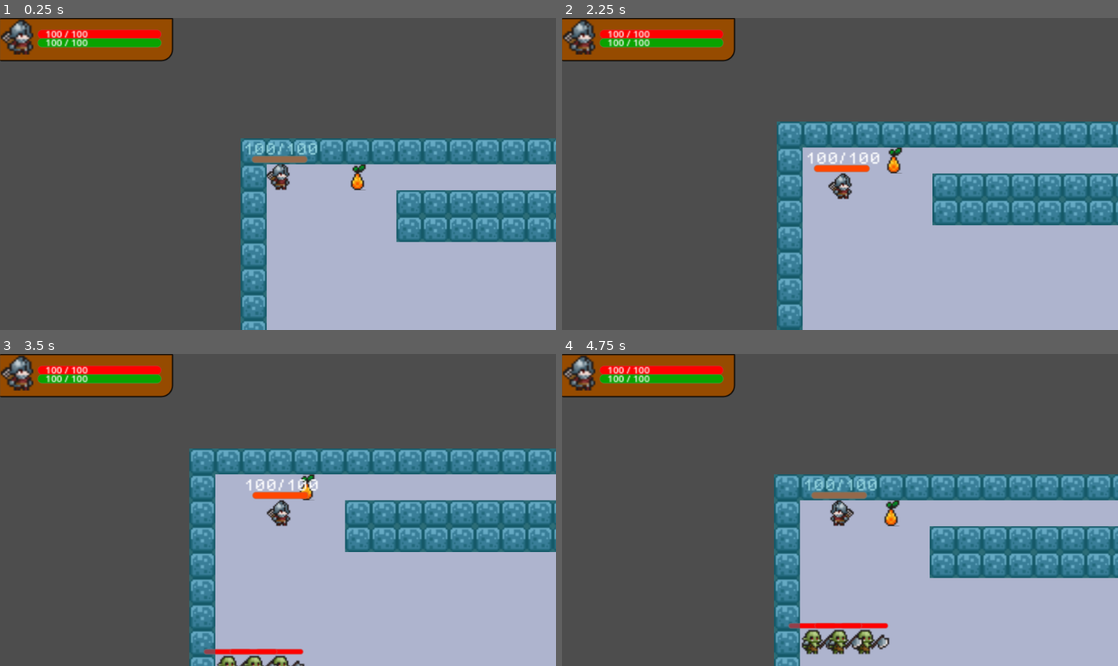
Above: before the commit, frames 1-4 (two rows, left to right).
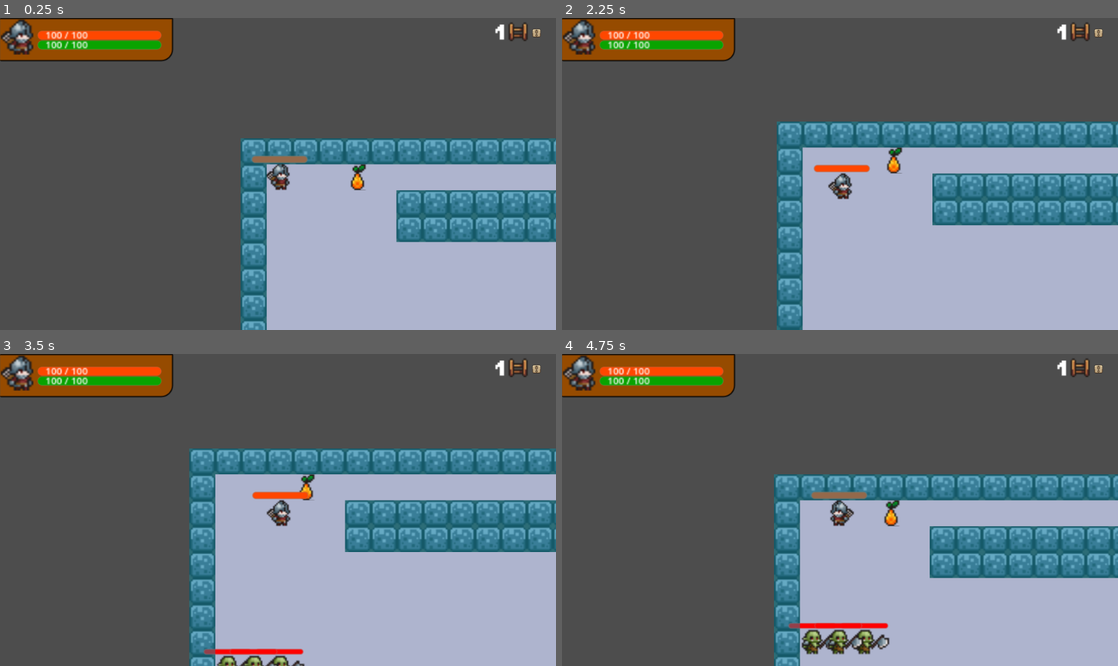
Above: after the commit, the same moments.

Repository: leon-chow/age-of-dungeons
Game: Godot game, scene res://game.tscn
The game is run twice, just before and just after one commit, with the same random seed, the same clock (stepped at 60 frames per second) and the same inputs.
Inputs (mouse positions are in pixels of both pictures, inside the frame that each line leads up to):
- Up to frame 1 (0.25 s): no input
- Up to frame 2 (2.25 s): click (1079, 33) at 0.52 s; hold Right (ui_right) 1.28-2.03 s; hold Down (ui_down) from 2.03 s (still down)
- Up to frame 3 (3.5 s): release Down (ui_down) at 2.78 s; hold Right (ui_right) from 2.78 s (still down)
- Up to frame 4 (4.75 s): release Right (ui_right) at 3.53 s; hold Up (ui_up) 3.53-4.28 s; hold Left (ui_left) from 4.28 s (still down)

The runs differ from the first frame. In frame 1, 1.6% of the frame differs, in the area x 6-98%, y 1-44%; in frame 2, 1.6%; in frame 3, 1.6%; in frame 4, 1.6%.

Commit message:
add floor and options button to ui

Diff:
--- a/characters/player/player.gd
+++ b/characters/player/player.gd
@@ -32,13 +32,12 @@
 func _ready() -> void:
 	health_bar.max_value = hp;
 	health_bar.value = hp;
-	hp_value.text = str(health_bar.value) + "/" + str(maxHp);
 	player_turn_ended.connect(end_turn)
 	print("player loaded");
 
 func _physics_process(delta: float) -> void:
+	health_bar.max_value = maxHp;
 	health_bar.value = hp;
-	hp_value.text = str(health_bar.value) + "/" + str(maxHp);
 	if hp <= 0:
 		animation.play("death");
 		await get_tree().create_timer(3.0).timeout;
@@ -52,7 +51,7 @@
 				vectorMovement = Vector2(-GameManager.tileSize, 0);
 				calculate_movement(vectorMovement, delta);
 			else:
-				if $RayCastLeft.get_collider().get_parent().get_name() == "Enemies":
+				if is_instance_valid($RayCastLeft.get_collider()) and $RayCastLeft.get_collider().get_parent().get_name() == "Enemies":
 					attack($RayCastLeft.get_collider());
 				elif $RayCastLeft.get_collider().get_parent().get_name() == "Items":
 					vectorMovement = Vector2(-GameManager.tileSize, 0);
@@ -63,7 +62,7 @@
 				vectorMovement = Vector2(GameManager.tileSize, 0);
 				calculate_movement(vectorMovement, delta);
 			else:
-				if $RayCastRight.get_collider().get_parent().get_name() == "Enemies":
+				if is_instance_valid($RayCastRight.get_collider()) and $RayCastRight.get_collider().get_parent().get_name() == "Enemies":
 					attack($RayCastRight.get_collider())
 				elif $RayCastRight.get_collider().get_parent().get_name() == "Items":
 					vectorMovement = Vector2(GameManager.tileSize, 0);
@@ -73,14 +72,14 @@
 				vectorMovement = Vector2(0, GameManager.tileSize);
 				calculate_movement(vectorMovement, delta);
 			else:
-				if $RayCastDown.get_collider().get_parent().get_name() == "Enemies":
+				if is_instance_valid($RayCastDown.get_collider()) and $RayCastDown.get_collider().get_parent().get_name() == "Enemies":
 					attack($RayCastDown.get_collider())
 		elif Input.is_action_just_pressed("ui_up"):
 			if not $RayCastUp.is_colliding():
 				vectorMovement = Vector2(0, -GameManager.tileSize);
 				calculate_movement(vectorMovement, delta);
 			else:
-				if $RayCastUp.get_collider().get_parent().get_name() == "Enemies":
+				if is_instance_valid($RayCastUp.get_collider()) and $RayCastUp.get_collider().get_parent().get_name() == "Enemies":
 					attack($RayCastUp.get_collider());
 
 func _on_level_up():
--- a/characters/player/player.tscn
+++ b/characters/player/player.tscn
@@ -1,11 +1,10 @@
-[gd_scene load_steps=31 format=3 uid="uid://dinm3rpc53hyv"]
+[gd_scene load_steps=30 format=3 uid="uid://dinm3rpc53hyv"]
 
 [ext_resource type="Script" path="res://characters/player/player.gd" id="1_ybfk1"]
 [ext_resource type="Texture2D" uid="uid://c18vb5amv23xp" path="res://assets/sprites/Soldier & Orc/Soldier & Orc/Characters(100x100)/Soldier/Soldier/Soldier-Attack01.png" id="2_depnl"]
 [ext_resource type="Texture2D" uid="uid://qtrj8e6kect4" path="res://assets/sprites/Soldier & Orc/Soldier & Orc/Characters(100x100)/Soldier/Soldier/Soldier-Death.png" id="2_ng5ho"]
 [ext_resource type="Texture2D" uid="uid://cvt3hsaeuysyd" path="res://assets/sprites/Soldier & Orc/Soldier & Orc/Characters(100x100)/Soldier/Soldier/Soldier-Idle.png" id="2_su2wo"]
 [ext_resource type="Texture2D" uid="uid://b1b3whq80uetf" path="res://assets/sprites/Soldier & Orc/Soldier & Orc/Characters(100x100)/Soldier/Soldier/Soldier-Hurt.png" id="3_60uyg"]
-[ext_resource type="FontFile" uid="uid://c2op8js4gbyyw" path="res://assets/fonts/PixelOperator8.ttf" id="6_vrklu"]
 
 [sub_resource type="AtlasTexture" id="AtlasTexture_fqpf2"]
 atlas = ExtResource("2_depnl")
@@ -216,7 +215,7 @@
 
 [node name="Player" type="CharacterBody2D"]
 z_index = 1
-collision_mask = 6
+collision_mask = 7
 script = ExtResource("1_ybfk1")
 
 [node name="Animation" type="AnimatedSprite2D" parent="."]
@@ -260,15 +259,4 @@
 value = 100.0
 show_percentage = false
 
-[node name="HPValue" type="RichTextLabel" parent="."]
-offset_left = -23.0
-offset_top = -23.0
-offset_right = 25.0
-offset_bottom = -15.0
-theme_override_fonts/normal_font = ExtResource("6_vrklu")
-theme_override_font_sizes/normal_font_size = 8
-text = "health: "
-fit_content = true
-autowrap_mode = 0
-
 [connection signal="animation_finished" from="Animation" to="." method="play_idle"]
--- a/game.tscn
+++ b/game.tscn
@@ -6,6 +6,7 @@
 [ext_resource type="PackedScene" uid="uid://dmn301om2v7mg" path="res://ui/player_ui.tscn" id="4_07jf6"]
 [ext_resource type="PackedScene" uid="uid://bx8pwtucjpfxg" path="res://characters/enemies/enemy1.tscn" id="4_t8o4l"]
 [ext_resource type="PackedScene" uid="uid://cnlqtxa62fffr" path="res://items/item.tscn" id="5_4btdl"]
+[ext_resource type="PackedScene" uid="uid://6848u6l8wds0" path="res://UI/floor_and_options.tscn" id="6_1hsjn"]
 
 [sub_resource type="PhysicsMaterial" id="PhysicsMaterial_jqenv"]
 
@@ -195,7 +196,6 @@
 
 [node name="Player" parent="." instance=ExtResource("3_oxrbs")]
 position = Vector2(8, 10)
-collision_mask = 7
 safe_margin = 0.008
 
 [node name="Camera2D" type="Camera2D" parent="Player"]
@@ -226,6 +226,16 @@
 [node name="CanvasLayer" type="CanvasLayer" parent="."]
 scale = Vector2(2, 2)
 transform = Transform2D(2, 0, 0, 2, 0, 0)
+
+[node name="FloorAndOptions" parent="CanvasLayer" instance=ExtResource("6_1hsjn")]
+anchors_preset = 5
+anchor_left = 0.5
+anchor_right = 0.5
+offset_left = -60.0
+offset_top = 1.0
+offset_right = -5.0
+offset_bottom = 41.0
+grow_horizontal = 2
 
 [node name="PanelContainer" type="PanelContainer" parent="CanvasLayer"]
 custom_minimum_size = Vector2(150, 40)
--- a/items/item.gd
+++ b/items/item.gd
@@ -13,7 +13,7 @@
 func _on_body_entered(body: Node2D) -> void:
 	print(body);
 	if body.name == "Player":
-		if player.inventory.size() < 20:
+		if player.inventory.size() < player.bagSize:
 			player.pick_up_item(self.name);
 			player.heal(20);
 			queue_free()
--- a/scripts/game_manager.gd
+++ b/scripts/game_manager.gd
@@ -6,6 +6,7 @@
 var turnCount: int = 1
 var tileSize: int = 16
 var gridOffset: Vector2 = Vector2(8, 10)
+var floor: int = 1;
 
 var enemyTurnOrder: Array[Enemy] = [];
 
--- /dev/null
+++ b/ui/floor_and_options.gd
@@ -0,0 +1,11 @@
+extends VBoxContainer
+
+@onready var rich_text_label: RichTextLabel = $MarginContainer/RichTextLabel
+
+# Called when the node enters the scene tree for the first time.
+func _ready() -> void:
+	rich_text_label.text = "%s" % [GameManager.floor]
+
+# Called every frame. 'delta' is the elapsed time since the previous frame.
+func _process(delta: float) -> void:
+	rich_text_label.text = "%s" % [GameManager.floor]
--- /dev/null
+++ b/ui/floor_and_options.tscn
@@ -0,0 +1,43 @@
+[gd_scene load_steps=6 format=3 uid="uid://6848u6l8wds0"]
+
+[ext_resource type="Script" path="res://ui/floor_and_options.gd" id="1_85t5f"]
+[ext_resource type="FontFile" uid="uid://d1jj2yt7qopd3" path="res://assets/fonts/PixelOperator8-Bold.ttf" id="1_qjaxb"]
+[ext_resource type="Texture2D" uid="uid://dnx200bls5a54" path="res://assets/sprites/world_tileset.png" id="2_omeh1"]
+
+[sub_resource type="AtlasTexture" id="AtlasTexture_sav2n"]
+atlas = ExtResource("2_omeh1")
+region = Rect2(32, 48, 16, 16)
+
+[sub_resource type="StyleBoxFlat" id="StyleBoxFlat_b2s43"]
+
+[node name="FloorAndOptions" type="VBoxContainer"]
+offset_right = 55.0
+offset_bottom = 25.0
+script = ExtResource("1_85t5f")
+
+[node name="MarginContainer" type="MarginContainer" parent="."]
+layout_mode = 2
+theme_override_constants/margin_top = 5
+theme_override_constants/margin_right = 5
+
+[node name="MenuButton" type="MenuButton" parent="MarginContainer"]
+layout_mode = 2
+icon = SubResource("AtlasTexture_sav2n")
+alignment = 0
+icon_alignment = 2
+expand_icon = true
+
+[node name="RichTextLabel" type="RichTextLabel" parent="MarginContainer"]
+layout_mode = 2
+theme_override_fonts/normal_font = ExtResource("1_qjaxb")
+theme_override_styles/fill = SubResource("StyleBoxFlat_b2s43")
+text = "1
+"
+fit_content = true
+
+[node name="Sprite2D" type="Sprite2D" parent="MarginContainer"]
+position = Vector2(25, 9)
+scale = Vector2(1.25, 1.4375)
+texture = ExtResource("2_omeh1")
+region_enabled = true
+region_rect = Rect2(144, 48, 16, 16)
--- a/ui/player_ui.gd
+++ b/ui/player_ui.gd
@@ -21,6 +21,8 @@
 # Called every frame. 'delta' is the elapsed time since the previous frame.
 func _process(delta: float) -> void:
 	health_bar.value = player.hp;
+	health_bar.max_value = player.maxHp;
 	energy_bar.value = player.energy;
+	energy_bar.max_value = player.energy;
 	hp_label.text = "%d / %d" % [player.hp, player.maxHp]
 	energy_label.text = "%d / %d" % [player.energy, player.maxEnergy]
--- a/ui/player_ui.tscn
+++ b/ui/player_ui.tscn
@@ -11,7 +11,7 @@
 corner_radius_bottom_left = 10
 
 [sub_resource type="StyleBoxFlat" id="StyleBoxFlat_xmvgl"]
-bg_color = Color(1, 0, 0, 1)
+bg_color = Color(1, 0.278431, 0, 1)
 corner_radius_top_left = 10
 corner_radius_top_right = 10
 corner_radius_bottom_right = 10
@@ -42,9 +42,9 @@
 anchor_right = 0.117
 anchor_bottom = 0.069
 offset_left = -1.0
-offset_top = 7.0
-offset_right = -2.78401
-offset_bottom = -21.712
+offset_top = 4.0
+offset_right = 2.21599
+offset_bottom = -11.712
 theme_override_constants/h_separation = 35
 theme_override_constants/v_separation = 0
 columns = 2
@@ -65,7 +65,7 @@
 size_flags_horizontal = 3
 size_flags_vertical = 3
 size_flags_stretch_ratio = 0.0
-theme_override_constants/separation = 0
+theme_override_constants/separation = 1
 
 [node name="MarginContainer" type="MarginContainer" parent="VBoxContainer"]
 layout_mode = 2
Not shown: 1 places in game.tscn that only renumber resources
